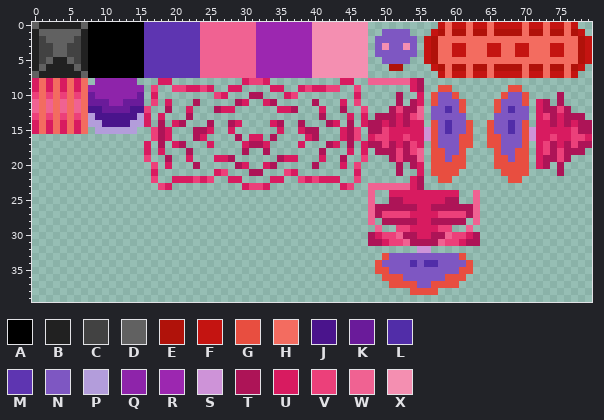
File history of a sprite sheet, game/core/assets/maps/tiles.png. Above, as it was before the edit.
The file is 80x40 pixels.
Palette (. is transparent): A #000000  B #212121  C #424242  D #616161  E #b0120a  F #c41411  G #e84e40  H #f36c60  J #4a148c  K #6a1b9a  L #512da8  M #5e35b1  N #7e57c2  P #b39ddb  Q #8e24aa  R #9c27b0  S #ce93d8  T #ad1457  U #d81b60  V #ec407a  W #f06292  X #f48fb1
Pixels before (only the part around the change), first column x 12:
 0 AAAAMMMMMMMMWWWWWWWWRRRRRRRRXXXXXXXX..........FHFFHFFHFFFFHFF
 1 AAAAMMMMMMMMWWWWWWWWRRRRRRRRXXXXXXXX..NNNN...FEHEEHEEHEEEEHEE
 2 AAAAMMMMMMMMWWWWWWWWRRRRRRRRXXXXXXXX.NNNNNN.FEHHHHHHHHHHHHHHH
 3 AAAAMMMMMMMMWWWWWWWWRRRRRRRRXXXXXXXX.NXNNXN.FEHHFFHHHFFHHFFHH
 4 AAAAMMMMMMMMWWWWWWWWRRRRRRRRXXXXXXXX.NNNNNN.FEHHFFHHHFFHHFFHH
 5 AAAAMMMMMMMMWWWWWWWWRRRRRRRRXXXXXXXX..NNNN..FEHHHHHHHHHHHHHHH
 6 AAAAMMMMMMMMWWWWWWWWRRRRRRRRXXXXXXXX...EE....FEHEEHEEHEEEEHEE
 7 AAAAMMMMMMMMWWWWWWWWRRRRRRRRXXXXXXXX..........FHFFHFFHFFFFHFF
 8 QQQ...UU..........UVVU..........UU..WWWWWWUT.................
 9 QQQQ.V..VVUUVU..UU....UU..UVUUVV..V.......UT..GG........GG...
10 QQQK.U........VU...TT...UV........U.....T..U.GNNG......GNNG..
11 QKKK.V.U...T.....TU..UT.....T...U.V.....T.TU.GNNNG....GNNNG.U
12 KKJJV..T..U...TUU......UUT...U..T..V...TVTTW.NNLNG....GNLNN.U
13 JJJPU.U...T..................T...U.U.TTTUTVW.NNNNN....NNNNN.U
14 JJPPU.T.UT...T..TU....UT..T...TU.T.UTTUTUTUU.GNLNNG..GNNLNG.U
15 PPP..VTU...TTU..U......U..UTT...UTV.TTVUUUUUSGNLNNG..GNNLNGSU
16 .....VTU...TU....T.UU.T....UT...UTV.UVVUUVUUSGNNNGG..GGNNNGSU
17 ....U.T.UT...U....UTTU....U...TU.T.UTTVTUTVU.GNNNGG..GGNNNG.U
18 ....U.U...T.......T..T.......T...U.U.TTTVTVW.GGNNG....GNNGG.U
19 ....V..T..U...UUT......TUU...U..T..V...TVTTW.GGNGG....GGNGG.U
20 .....V.U...T.....TU..UT.....T...U.V.....T.TU.GGGGG....GGGGG.U
21 .....U........UV...TT...VU........U.....T..U.GGGG......GGGG..
22 .....V..UUUVUV..UU....UU..VUVUUU..V.......UT..GG........GG...
23 ......VU..........UVVU..........UV..WWWWWWUT.................
24 ....................................W..UUUUUUUUUU..W.........
25 ....................................W..TTUUUUUUTT..W.........
26 ....................................WTTTTTTUUTTTTTTW.........
27 ....................................WTVVVVUUUUVVVVTW.........
28 ....................................W.TTTTTUUTTTTT.W.........
29 .....................................W..VVUUUUVV..W..........
30 ....................................TUVVWTTUUTTWVVUT.........
31 ....................................TTUVVWTTTTWVVUTT.........
32 ...........................................SS................
And afterwards:
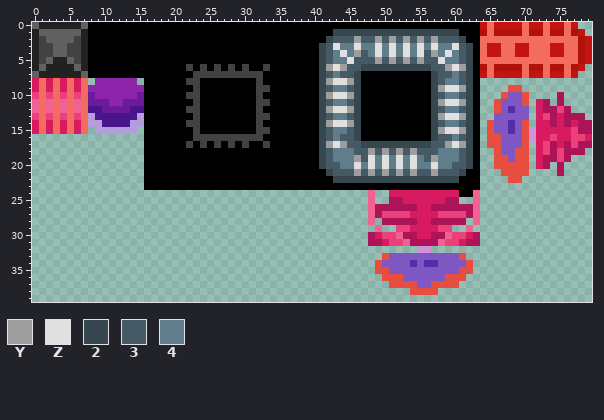
Colours new in this view: Y #9e9e9e  Z #e0e0e0  2 #37474f  3 #455a64  4 #607d8b
The exact change:
Changed rows in their new state; - is an unchanged pixel.
first column x 16:
 0 AAAAAAAAAAAAAAAAAAAAAAAAAAAAAAAAAAAAAAAAAAAAAAAA
 1 AAAAAAAAAAAAAAAAAAAAAAAAAAA222222222222222222AAA
 2 AAAAAAAAAAAAAAAAAAAAAAAAAA2333Y33Y3Y3Y3Y3Y3332AA
 3 AAAAAAAAAAAAAAAAAAAAAAAAA23Z44Z44Z4Z4Z4Z4Z44Z32A
 4 AAAAAAAAAAAAAAAAAAAAAAAAA234Z4Y34Z4Z4Z4Z3Y4Z432A
 5 AAAAAAAAAAAAAAAAAAAAAAAAA2344Z333Y3Y3Y3Y33Z4432A
 6 AAAAAACACACACACAACAAAAAAA2YZY33222222222233YZY2A
 7 AAAAAAACCCCCCCCCCAAAAAAAA234332AAAAAAAAAA233432A
 8 AAAAAACCAAAAAAAACAAAAAAAA2YZZY2AAAAAAAAAA234432A
 9 AAAAAAACAAAAAAAACCAAAAAAA234432AAAAAAAAAA2YZZY2A
10 AAAAAACCAAAAAAAACAAAAAAAA2YZZY2AAAAAAAAAA234432A
11 AAAAAAACAAAAAAAACCAAAAAAA234432AAAAAAAAAA2YZZY2A
12 AAAAAACCAAAAAAAACAAAAAAAA2YZZY2AAAAAAAAAA234432A
13 AAAAAAACAAAAAAAACCAAAAAAA234432AAAAAAAAAA2YZZY2A
14 AAAAAACCAAAAAAAACAAAAAAAA2YZZY2AAAAAAAAAA234432A
15 AAAAAAACAAAAAAAACCAAAAAAA234432AAAAAAAAAA2YZZY2A
16 AAAAAAACCCCCCCCCCAAAAAAAA234332AAAAAAAAAA233432A
17 AAAAAACACACACACAACAAAAAAA2YZY33222222222233YZY2A
18 AAAAAAAAAAAAAAAAAAAAAAAAA2344433Y3Y3Y3Y33344432A
19 AAAAAAAAAAAAAAAAAAAAAAAAA23444Y3Z4Z4Z4Z43Y44432A
20 AAAAAAAAAAAAAAAAAAAAAAAAA23344Z4Z4Z4Z4Z44Z44332A
21 AAAAAAAAAAAAAAAAAAAAAAAAAA2333Y3Y3Y3Y3Y33Y3332AA
22 AAAAAAAAAAAAAAAAAAAAAAAAAAA222222222222222222AAA
23 AAAAAAAAAAAAAAAAAAAAAAAAAAAAAAAAAAAAAAAAAAAAAAAA
24 ---------------------------------------------AA-
Boxes around the changes in both pictures, in picture pixels (x1, y1, x2, y2):
changed: (144, 22, 480, 197)
